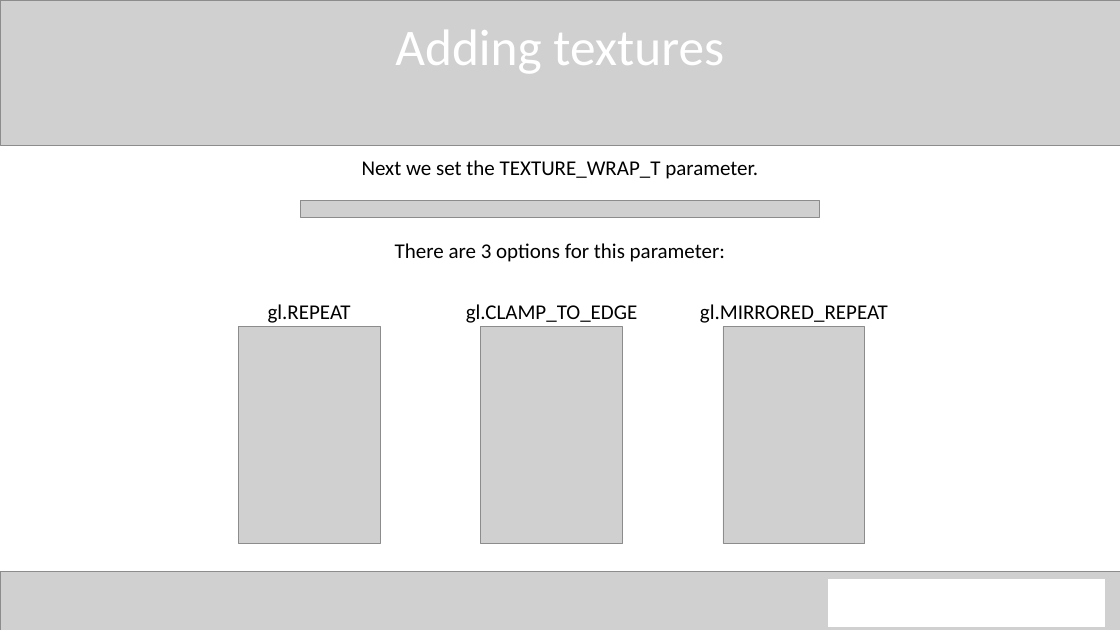
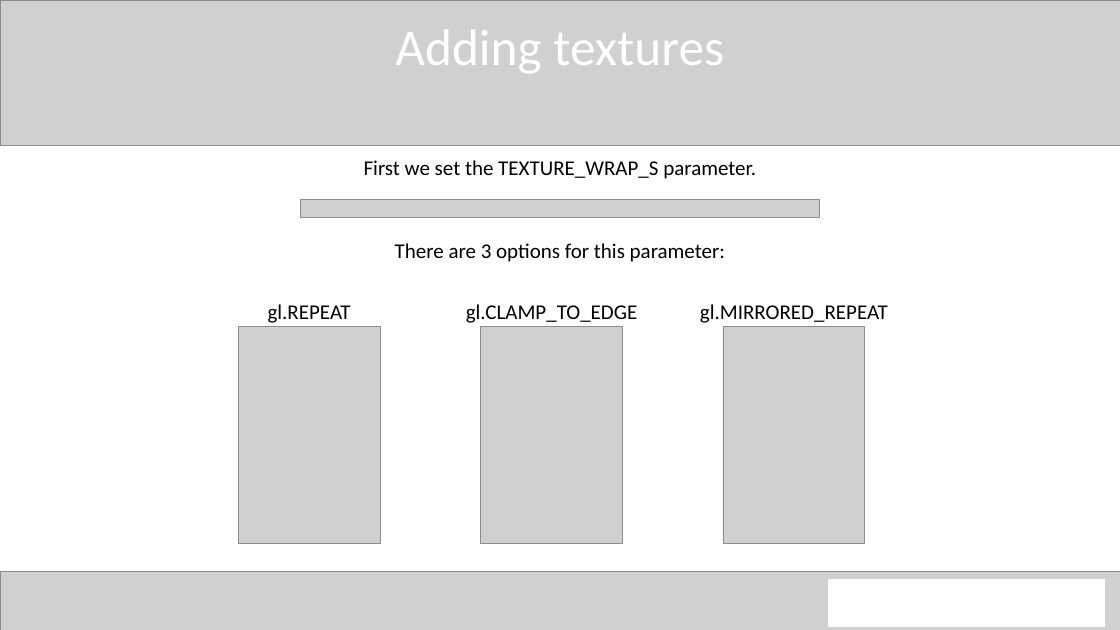
Before and after one commit to QuincyJacobs/WebGLTutorial, a slide deck: slide 72 of Presentation/Presentation WebGL.pptx (slide 73 before the commit). Drawn at 1120x630 pixels with LibreOffice and Linux fonts; fonts in the diff are those of the drawing; grey boxes stand for pictures. Boxes give left, top, right and bottom in pixels: in the first picture for what was removed or moved away, otherwise in the second. Text is boxed around its words. In the diff, an @@ line names an element or a change of style, - is before the commit and + after.

Commit message:
Fixed mix-up in presentation

```diff
--- a/Presentation/Presentation WebGL.pptx
+++ b/Presentation/Presentation WebGL.pptx
@@ text at [364, 160, 756, 179]: text changed @@
-Next we set the TEXTURE_WRAP_T parameter.
+First we set the TEXTURE_WRAP_S parameter.
```
Also in this commit, not shown: 1 other slide changed.
